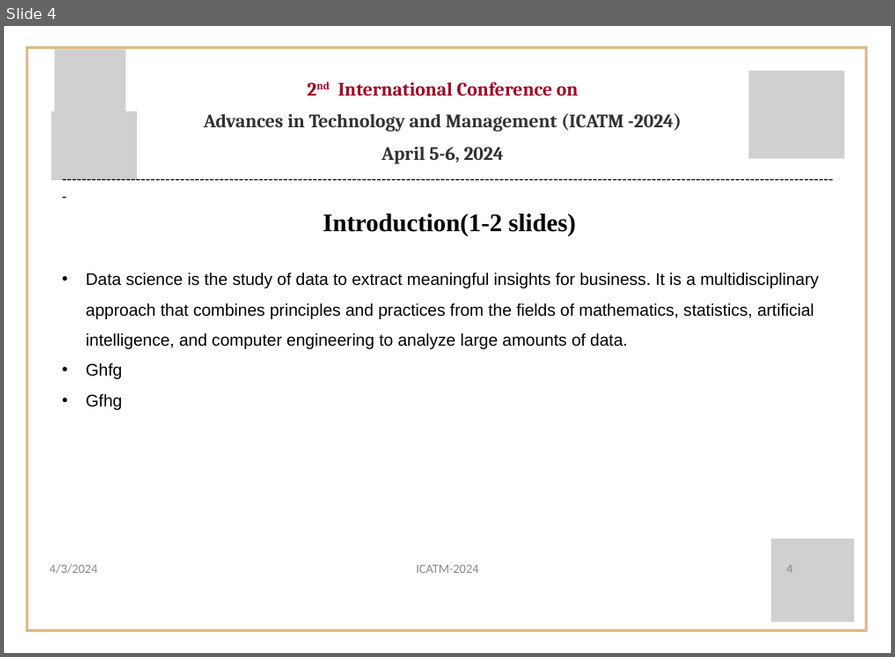
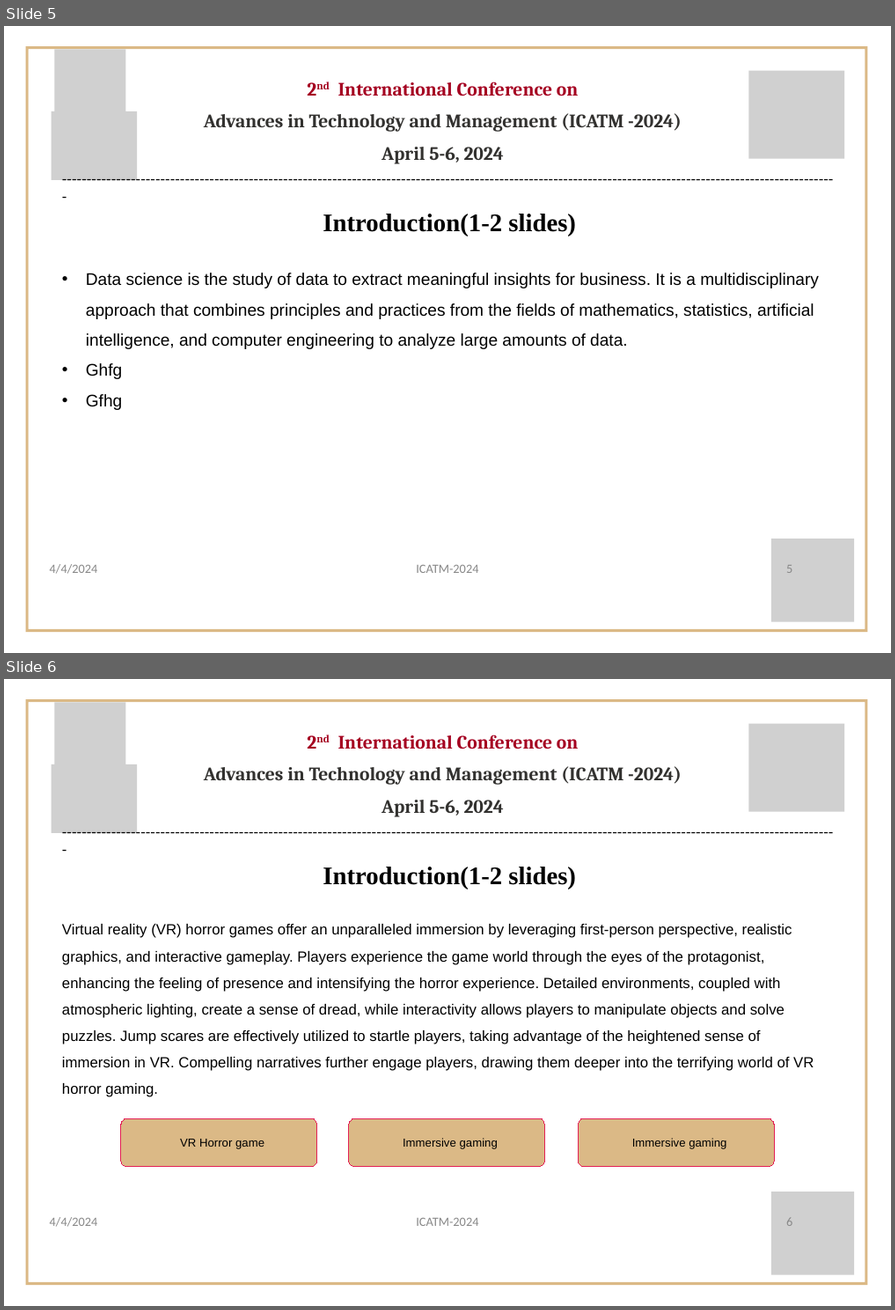
Before and after one commit to ShrutiSabbanii/VRHorror, a slide deck: ICATM/ICATM-2024 presenation template.pptx. Shown one above the other, each under a label of ours: slide 4 before the commit, slides 5 and 6 after it. The pictures are 895x657 and 895x1310 pixels, drawn with LibreOffice and Linux fonts; fonts in the diff are those of the drawing; grey boxes stand for pictures; background and template pictures are left out. Boxes give left, top, right and bottom in pixels: in the first picture for what was removed or moved away, otherwise in the second. Text is boxed around its words. In the diff, an @@ line names an element or a change of style, - is before the commit and + after.

Commit message:
ICATM edits

```diff
--- a/ICATM/ICATM-2024 presenation template.pptx
+++ b/ICATM/ICATM-2024 presenation template.pptx
@@ slide 6 added at box(4, 679, 891, 1306), background picture (left out) @@
@@ freeform shape added at box(26, 699, 867, 1284), fill #DBB986 @@
@@ picture added at box(55, 703, 126, 793) @@
@@ picture added at box(748, 724, 844, 812) @@
@@ text added at box(204, 734, 682, 817), 18 pt, text #32312F, bold @@
+2nd International Conference on
+Advances in Technology and Management (ICATM -2024)
+April 5-6, 2024
@@ picture added at box(51, 764, 137, 833) @@
@@ text added at box(55, 819, 844, 844), 14 pt, text #000000 @@
+--------------------------------------------------------------------------------------------------------------------------------------------------------------
@@ text added at box(323, 866, 576, 889), 24 pt, text #000000, bold @@
+Introduction(1-2 slides)
@@ text added at box(62, 924, 814, 1097), 14 pt, text #000000 @@
+Virtual reality (VR) horror games offer an unparalleled immersion by leveraging first-person perspective, realistic graphics, and interactive gameplay. Players experience the game world through the eyes of the protagonist, enhancing the feeling of presence and intensifying the horror experience. Detailed environments, coupled with atmospheric lighting, create a sense of dread, while interactivity allows players to manipulate objects and solve puzzles. Jump scares are effectively utilized to startle players, taking advantage of the heightened sense of immersion in VR. Compelling narratives further engage players, drawing them deeper into the terrifying world of VR horror gaming.
@@ rounded rectangle added at box(121, 1118, 316, 1167), fill #DBB986, outline #E31F55 0.75 pt, 11 pt, text #000000 @@
+VR Horror game
@@ rounded rectangle added at box(348, 1118, 544, 1167), fill #DBB986, outline #E31F55 0.75 pt, 11 pt, text #000000 @@
+Immersive gaming
@@ rounded rectangle added at box(579, 1118, 774, 1167), fill #DBB986, outline #E31F55 0.75 pt, 11 pt, text #000000 @@
+Immersive gaming
@@ picture added at box(771, 1191, 854, 1275) @@
@@ text added at box(50, 1217, 98, 1226), 12 pt, text #888888 @@
+4/4/2024
@@ text added at box(416, 1218, 478, 1225), 12 pt, text #888888 @@
+ICATM-2024
@@ page number added at box(786, 1217, 792, 1225), 12 pt, text #888888 @@
+6
@@ what was slide 4 is now slide 5 @@
@@ slide 5 changed as well @@
@@ text at box(50, 564, 98, 573): text changed @@
-4/3/2024
+4/4/2024
@@ page number at box(786, 565, 792, 572): text changed @@
-4
+5
```
Also in this commit, not shown: 16 other slides changed, 14 other files.
